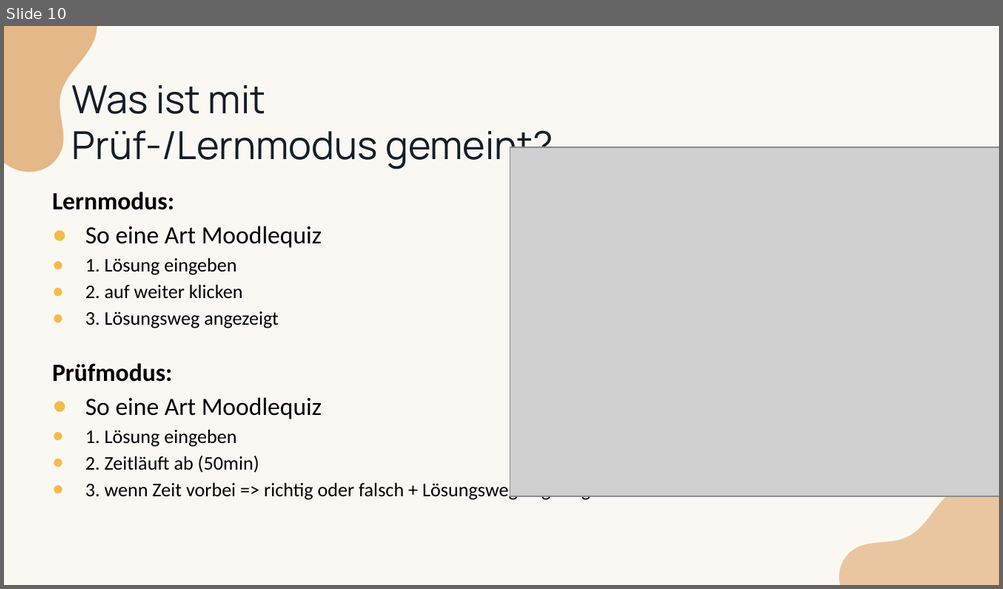
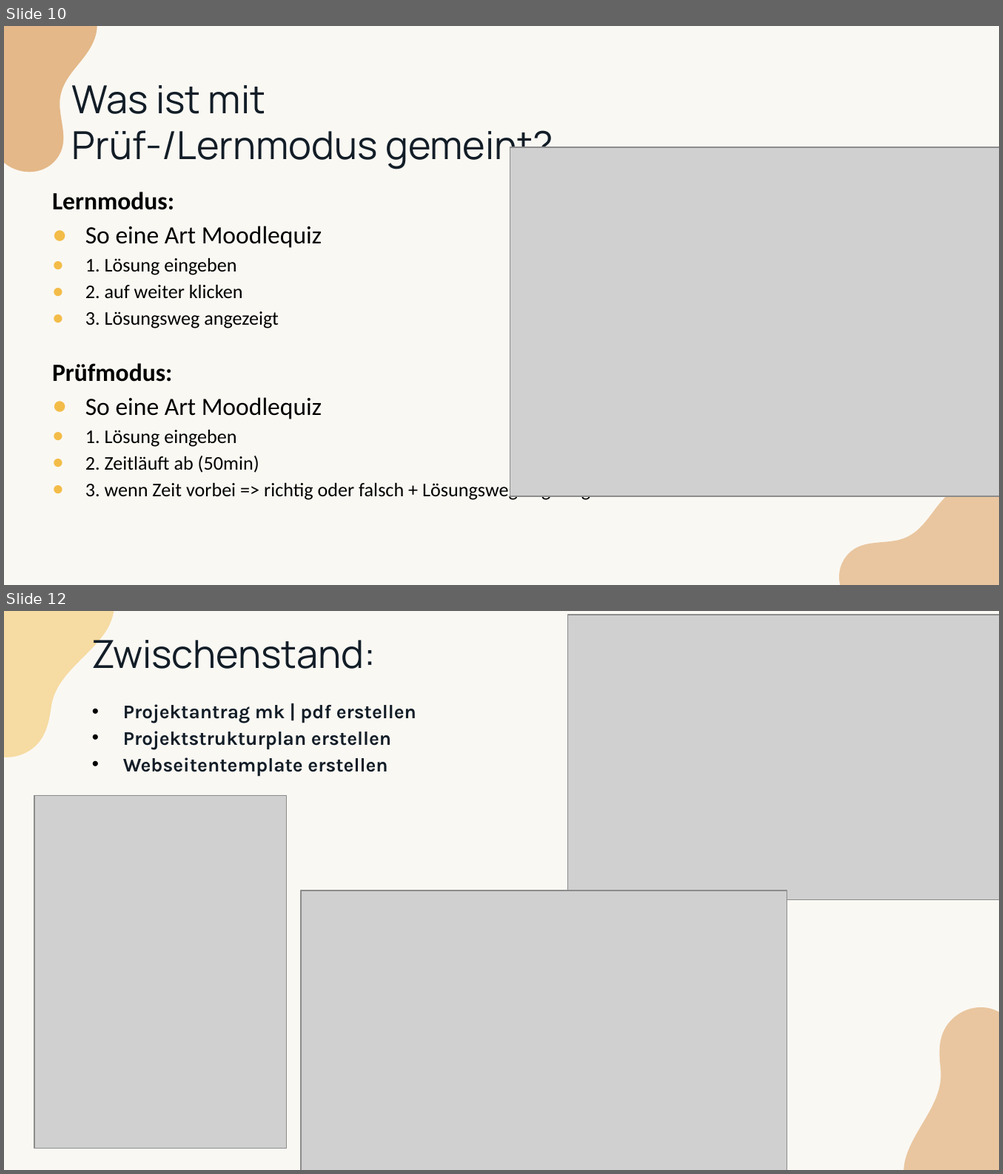
Before and after one commit to LearnHubITP/LearnHub, a slide deck: LearnHub.pptx. Shown one above the other, each under a label of ours: slide 10 before the commit, slides 10 and 12 after it; the slides between them are not shown. The pictures are 1003x589 and 1003x1174 pixels, drawn with LibreOffice and Linux fonts; fonts in the diff are those of the drawing; grey boxes stand for pictures. Boxes give left, top, right and bottom in pixels: in the first picture for what was removed or moved away, otherwise in the second. Text is boxed around its words. In the diff, an @@ line names an element or a change of style, - is before the commit and + after.

```diff
--- a/LearnHub.pptx
+++ b/LearnHub.pptx
@@ slide 12 added at box(4, 611, 999, 1170), background #FAF8F3 @@
@@ freeform shape added at box(4, 611, 162, 773), fill #F3BC48 at 47% opacity @@
@@ title added at box(91, 632, 375, 669), 28 pt, text #121D27 @@
+Zwischenstand:
@@ picture added at box(568, 615, 999, 900) @@
@@ text added at box(123, 704, 416, 776), 14 pt, text #121D27, bold @@
+• Projektantrag mk | pdf erstellen
+• Projektstrukturplan erstellen
+• Webseitentemplate erstellen
@@ picture added at box(34, 796, 285, 1149) @@
@@ picture added at box(301, 891, 785, 1170) @@
@@ freeform shape added at box(850, 992, 999, 1170), fill #CD7210 at 37% opacity @@
```
Also in this commit, not shown: 1 slide changed, 4 other slides added, 3 slides removed.
